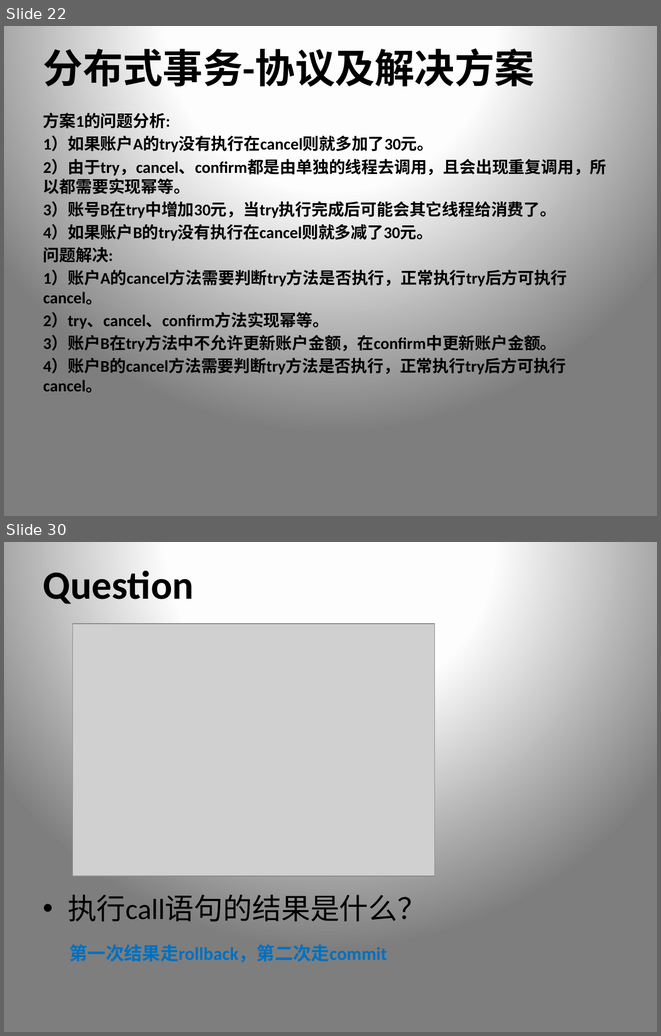
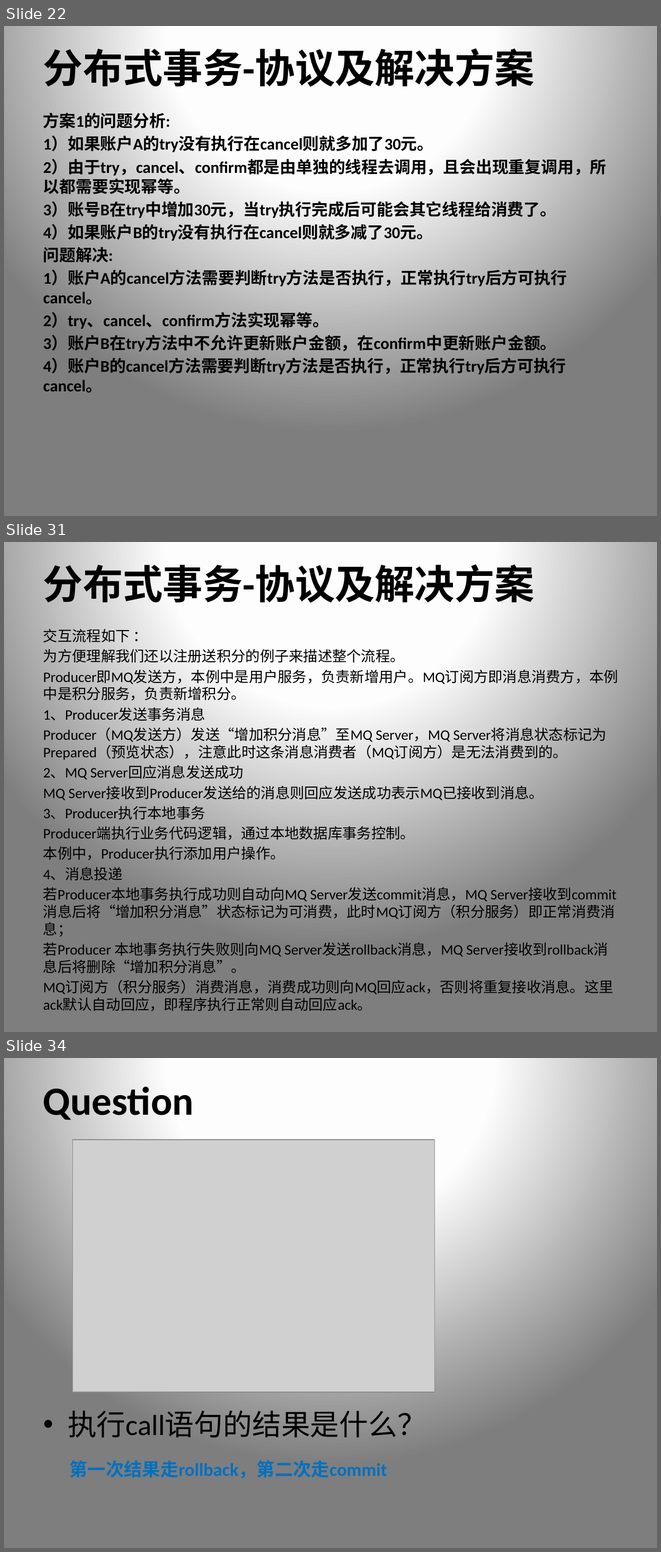
Before and after one commit to xiongpeter/study-notes, a slide deck: 我的.pptx. Shown one above the other, each under a label of ours: slides 22 and 30 before the commit, slides 22, 31 and 34 after it; the slides between them are not shown. The pictures are 661x1036 and 661x1552 pixels, drawn with LibreOffice and Linux fonts; fonts in the diff are those of the drawing; grey boxes stand for pictures. Boxes give left, top, right and bottom in pixels: in the first picture for what was removed or moved away, otherwise in the second. Text is boxed around its words. In the diff, an @@ line names an element or a change of style, - is before the commit and + after.

Commit message:
更新分布式事务ppt

```diff
--- a/我的.pptx
+++ b/我的.pptx
@@ slide 31 added at (4, 542, 657, 1032), background gradient #FFFFFF to #FEFEFE to #7F7F7F @@
@@ title added at (43, 558, 535, 609), 44 pt, text #000000, bold @@
+分布式事务-协议及解决方案
@@ text added at (43, 629, 618, 1011), 16 pt, text #000000 @@
+交互流程如下 ：
+为方便理解我们还以注册送积分的例子来描述整个流程。
+Producer即MQ发送方，本例中是用户服务，负责新增用户。MQ订阅方即消息消费方，本例中是积分服务，负责新增积分。
+1、Producer发送事务消息
+Producer（MQ发送方）发送“增加积分消息”至MQ Server，MQ Server将消息状态标记为Prepared（预览状态），注意此时这条消息消费者（MQ订阅方）是无法消费到的。
+2、MQ Server回应消息发送成功
+MQ Server接收到Producer发送给的消息则回应发送成功表示MQ已接收到消息。
+3、Producer执行本地事务
+Producer端执行业务代码逻辑，通过本地数据库事务控制。
+本例中，Producer执行添加用户操作。
+4、消息投递
+若Producer本地事务执行成功则自动向MQ Server发送commit消息，MQ Server接收到commit消息后将“增加积分消息”状态标记为可消费，此时MQ订阅方（积分服务）即正常消费消息；
+若Producer 本地事务执行失败则向MQ Server发送rollback消息，MQ Server接收到rollback消息后将删除“增加积分消息”。
+MQ订阅方（积分服务）消费消息，消费成功则向MQ回应ack，否则将重复接收消息。这里ack默认自动回应，即程序执行正常则自动回应ack。
@@ what was slide 30 is now slide 34 @@
```
Also in this commit, not shown: 6 slides changed, 7 other slides added, 4 slides removed.
